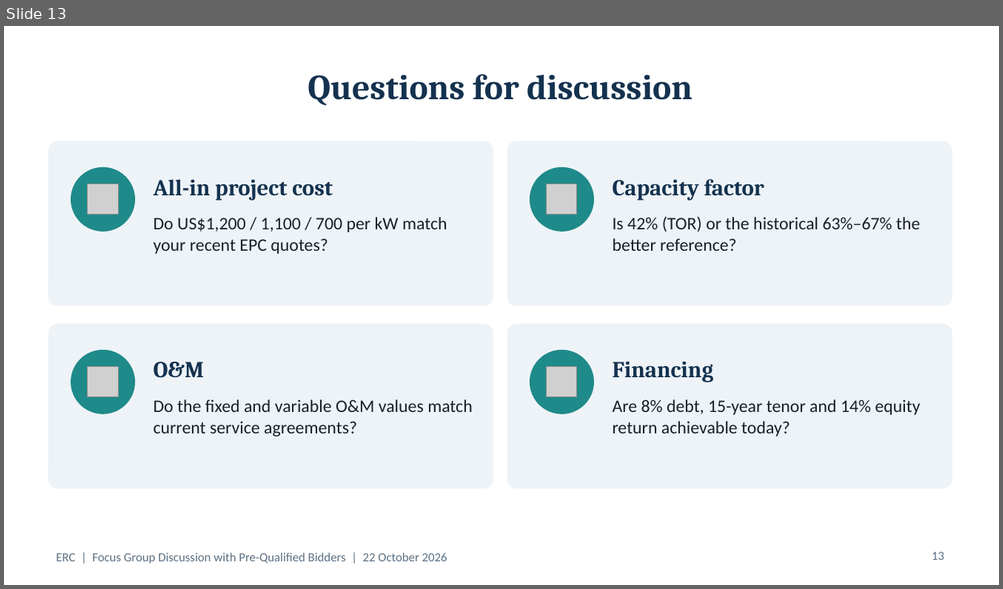
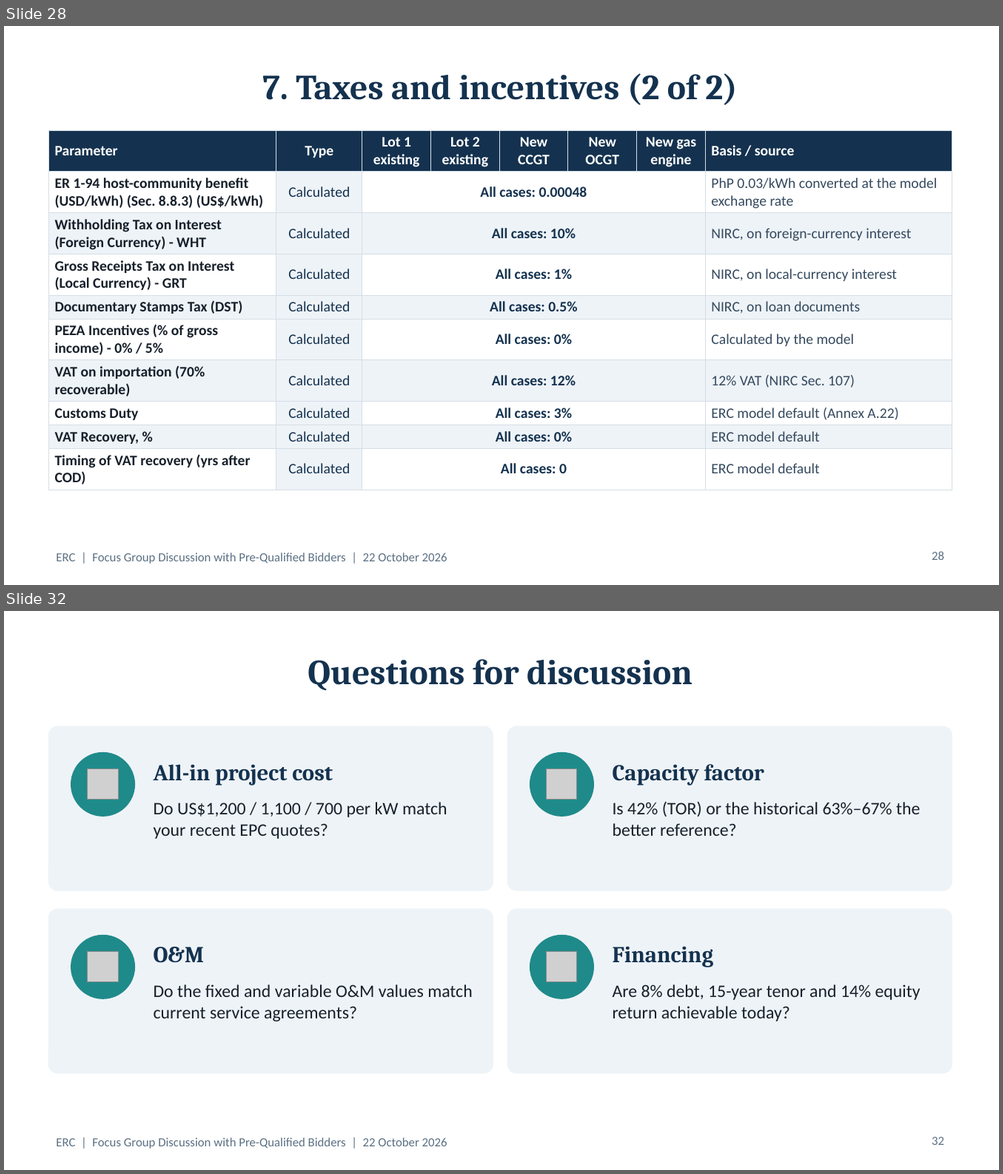
Before and after one commit to polyphase123/Midmerit, a slide deck: ERC_FGD_Model_Assumptions.pptx. Shown one above the other, each under a label of ours: slide 13 before the commit, slides 28 and 32 after it; the slides between them are not shown. The pictures are 1003x589 and 1003x1174 pixels, drawn with LibreOffice and Linux fonts; fonts in the diff are those of the drawing; grey boxes stand for pictures. Boxes give left, top, right and bottom in pixels: in the first picture for what was removed or moved away, otherwise in the second. Text is boxed around its words. In the diff, an @@ line names an element or a change of style, - is before the commit and + after.

```diff
--- a/ERC_FGD_Model_Assumptions.pptx
+++ b/ERC_FGD_Model_Assumptions.pptx
@@ slide 28 added at [4, 26, 999, 585], background #FFFFFF; not listed: 1 template element that a slide beside it also shows @@
@@ title added at [262, 73, 737, 105], 34 pt, text #14324F, bold @@
+7. Taxes and incentives (2 of 2)
@@ table added at [48, 130, 951, 488], 10 rows, 8 columns @@
+Parameter | Type | Lot 1 existing | Lot 2 existing | New CCGT | New OCGT | New gas engine | Basis / source
+ER 1-94 host-community benefit (USD/kWh) (Sec. 8.8.3) (US$/kWh) | Calculated | All cases: 0.00048 |  |  |  |  | PhP 0.03/kWh converted at the model exchange rate
+Withholding Tax on Interest (Foreign Currency) - WHT | Calculated | All cases: 10% |  |  |  |  | NIRC, on foreign-currency interest
+Gross Receipts Tax on Interest (Local Currency) - GRT | Calculated | All cases: 1% |  |  |  |  | NIRC, on local-currency interest
+Documentary Stamps Tax (DST) | Calculated | All cases: 0.5% |  |  |  |  | NIRC, on loan documents
+PEZA Incentives (% of gross income) - 0% / 5% | Calculated | All cases: 0% |  |  |  |  | Calculated by the model
+VAT on importation (70% recoverable) | Calculated | All cases: 12% |  |  |  |  | 12% VAT (NIRC Sec. 107)
+Customs Duty | Calculated | All cases: 3% |  |  |  |  | ERC model default (Annex A.22)
+VAT Recovery, % | Calculated | All cases: 0% |  |  |  |  | ERC model default
+Timing of VAT recovery (yrs after COD) | Calculated | All cases: 0 |  |  |  |  | ERC model default
@@ page number added at [931, 551, 944, 560], 12 pt, text #5B7083 @@
+28
@@ what was slide 13 is now slide 32 @@
@@ page number at [931, 1137, 944, 1145]: text changed @@
-13
+32
```
Also in this commit, not shown: 18 other slides added.
